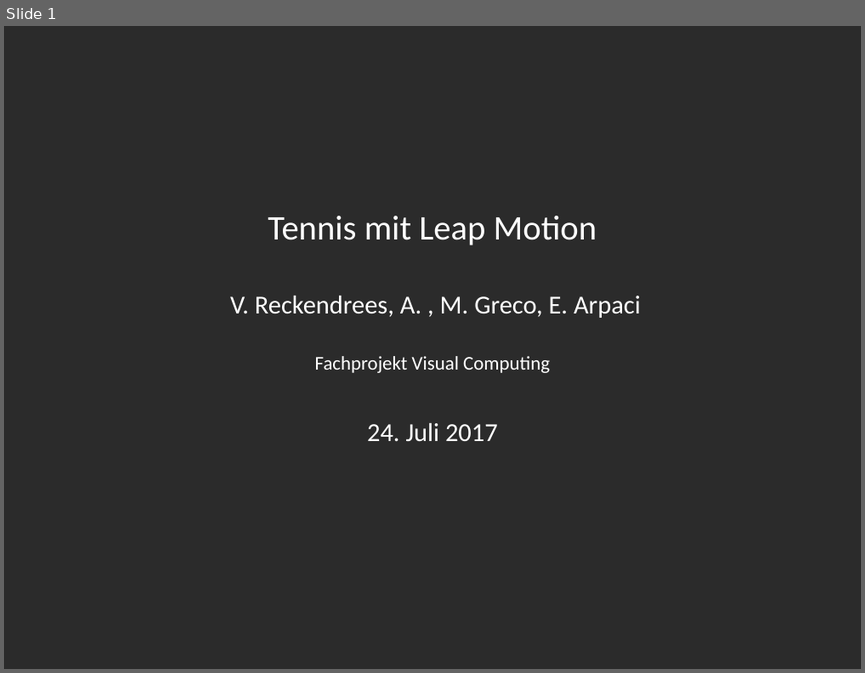
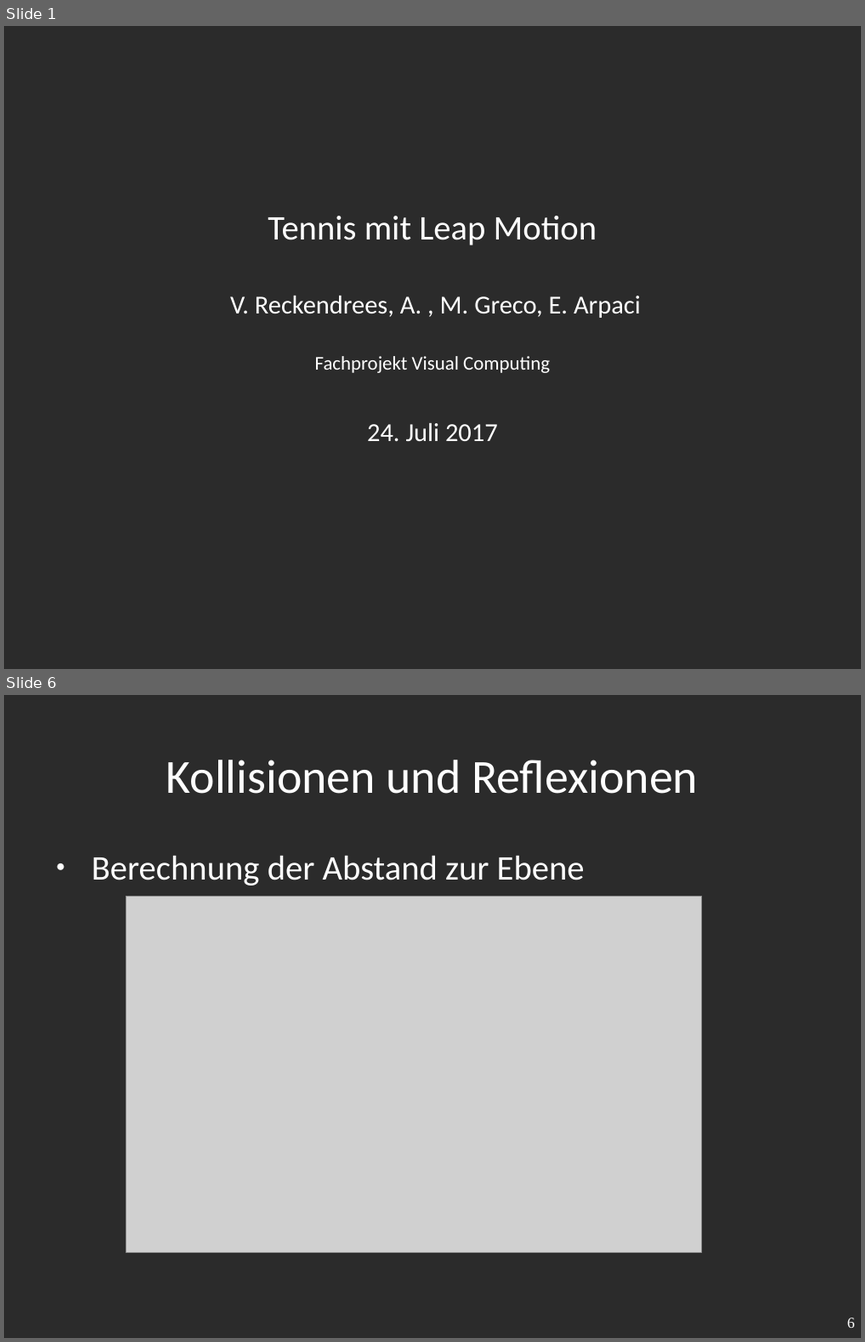
Before and after one commit to v1nc/Leap-Tennis-Ausarbeitung, a slide deck: Fachprojekt_Präsentation.odp. Shown one above the other, each under a label of ours: slide 1 before the commit, slides 1 and 6 after it; the slides between them are not shown. The pictures are 865x673 and 865x1342 pixels, drawn with LibreOffice and Linux fonts; fonts in the diff are those of the drawing; grey boxes stand for pictures; background and template pictures are left out; a plain dark background stands for a picture behind light text. Boxes give left, top, right and bottom in pixels: in the first picture for what was removed or moved away, otherwise in the second. Text is boxed around its words. In the diff, an @@ line names an element or a change of style, - is before the commit and + after.

Commit message:
presentation + images

```diff
--- a/Fachprojekt_Präsentation.odp
+++ b/Fachprojekt_Präsentation.odp
@@ slide 6 added at (x1=4, y1=695, x2=861, y2=1338), background picture (left out) @@
@@ title added at (x1=166, y1=760, x2=698, y2=794), 44 pt, text #FFFFFF @@
+Kollisionen und Reflexionen
@@ text added at (x1=92, y1=855, x2=585, y2=885), 32 pt, text #FFFFFF @@
+● Berechnung der Abstand zur Ebene
@@ picture added at (x1=126, y1=896, x2=701, y2=1253) @@
@@ page number added at (x1=847, y1=1317, x2=855, y2=1327), 14 pt, text #FFFFFF @@
+6
```
Also in this commit, not shown: 2 slides changed, 8 other slides added, 3 other files.
